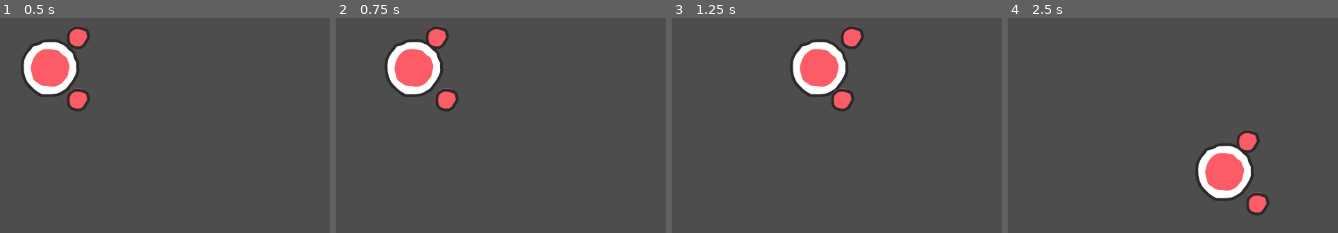
Above: before the commit, frames 1-4 (left to right).
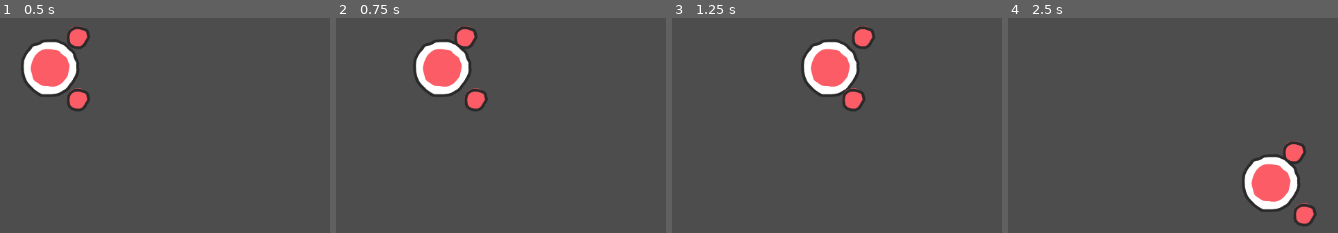
Above: after the commit, the same moments.

Repository: neitmaere/bombknights
Game: Godot game, scene res://scenes/levels/game.tscn
The game is run twice, just before and just after one commit, with the same random seed, the same clock (stepped at 60 frames per second) and the same inputs.
Inputs:
- Up to frame 1 (0.5 s): no input
- Up to frame 2 (0.75 s): tap Enter at 0.5 s; hold D (right) from 0.53 s (still down); tap Shift (slide, bound only after the commit) at 0.6 s
- Up to frame 3 (1.25 s): keep holding D (right)
- Up to frame 4 (2.5 s): release D (right) at 1.28 s; hold S (down) 1.28-2.03 s; tap Shift (slide, bound only after the commit) at 1.35, 2.1 s; hold D (right) from 2.03 s (still down)

Frame 1 is identical in both runs. In frame 2, 7.4% of the frame differs, in the area x 14-47%, y 3-44%; in frame 3, 4.6%; in frame 4, 8.7%, in the area x 56-94%, y 52-97%.

Commit message:
player sliding added

Diff:
--- a/project.godot
+++ b/project.godot
@@ -52,6 +52,11 @@
 "events": [Object(InputEventKey,"resource_local_to_scene":false,"resource_name":"","device":-1,"window_id":0,"alt_press …(192 unchanged characters)…
 ]
 }
+slide={
+"deadzone": 0.5,
+"events": [Object(InputEventKey,"resource_local_to_scene":false,"resource_name":"","device":-1,"window_id":0,"alt_pressed":false,"shift_pressed":false,"ctrl_pressed":false,"meta_pressed":false,"pressed":false,"keycode":0,"physical_keycode":4194325,"key_label":0,"unicode":0,"location":0,"echo":false,"script":null)
+]
+}
 
 [rendering]
 
--- a/scenes/players/character.gd
+++ b/scenes/players/character.gd
@@ -2,10 +2,23 @@
 
 @export var speed: float = 200.0
 @export var rotation_speed: float = 0.1  # Je kleiner der Wert, desto weicher die Drehung
+@export var slide_speed: float = 600.0  # Geschwindigkeit beim Sliden
+@export var slide_distance: float = 512.0  # 2 Tiles weit (128px * 2)
+@export var slide_duration: float = 0.4  # Wie lange das Slide dauert
 
 @onready var anim_player = $AnimationPlayer  # AnimationPlayer referenzieren
 
+var is_sliding = false
+var slide_direction = Vector2.ZERO
+var last_valid_direction = Vector2.RIGHT  # Speichert die letzte echte Richtung
+
+
 func _physics_process(delta):
+
+	if is_sliding:
+		move_and_slide()
+		return  # Keine normale Bewegung während des Slides
+
 	var direction = Vector2.ZERO
 
 	if Input.is_action_pressed("up"):
@@ -13,6 +26,8 @@
 	if Input.is_action_pressed("down"):
 		direction.y += 1
 	if Input.is_action_pressed("left"):
+		print(direction)
+		print(rotation)
 		direction.x -= 1
 	if Input.is_action_pressed("right"):
 		direction.x += 1
@@ -21,9 +36,13 @@
 		direction = direction.normalized()
 		velocity = direction * speed
 
-		var target_rotation = direction.angle()  # Zielrotation berechnen
+		if direction != Vector2.ZERO:
+			last_valid_direction = direction
+
+		var target_rotation = lerp_angle(rotation, last_valid_direction.angle(), 1.0)  # Zielrotation berechnen
 		var tween = create_tween()
 		tween.tween_property(self, "rotation", target_rotation, rotation_speed).set_trans(Tween.TRANS_SINE).set_ease(Tween.EASE_OUT)
+
 
 		if not anim_player.is_playing():
 			anim_player.play("run")  # Animation starten
@@ -31,4 +50,21 @@
 		velocity = Vector2.ZERO
 		anim_player.stop()  # Animation stoppen
 
+	if Input.is_action_just_pressed("slide") and direction != Vector2.ZERO:
+		start_slide(direction)
+
 	move_and_slide()
+
+func start_slide(direction: Vector2):
+	is_sliding = true
+	print(direction)
+	slide_direction = direction
+	velocity = slide_direction * slide_speed
+
+	rotation = slide_direction.angle()
+
+	var tween = create_tween()
+	tween.tween_property(self, "velocity", Vector2.ZERO, slide_duration).set_trans(Tween.TRANS_SINE).set_ease(Tween.EASE_OUT)
+
+	await get_tree().create_timer(slide_duration).timeout  # Warte, bis das Slide vorbei ist
+	is_sliding = false
--- a/scenes/players/character.tscn
+++ b/scenes/players/character.tscn
@@ -6,6 +6,33 @@
 
 [sub_resource type="CircleShape2D" id="CircleShape2D_arojo"]
 radius = 43.0
+
+[sub_resource type="Animation" id="Animation_h30w5"]
+length = 0.001
+tracks/0/type = "value"
+tracks/0/imported = false
+tracks/0/enabled = true
+tracks/0/path = NodePath("RedHandLeft:position")
+tracks/0/interp = 1
+tracks/0/loop_wrap = true
+tracks/0/keys = {
+"times": PackedFloat32Array(0),
+"transitions": PackedFloat32Array(1),
+"update": 0,
+"values": [Vector2(40, -45)]
+}
+tracks/1/type = "value"
+tracks/1/imported = false
+tracks/1/enabled = true
+tracks/1/path = NodePath("RedHandRight:position")
+tracks/1/interp = 1
+tracks/1/loop_wrap = true
+tracks/1/keys = {
+"times": PackedFloat32Array(0),
+"transitions": PackedFloat32Array(1),
+"update": 0,
+"values": [Vector2(40, 45)]
+}
 
 [sub_resource type="Animation" id="Animation_chtfo"]
 resource_name = "run"
@@ -37,33 +64,6 @@
 "values": [Vector2(40, -45), Vector2(35, -45), Vector2(30, -45), Vector2(35, -45), Vector2(40, -45), Vector2(45, -45), Vector2(50, -45), Vector2(45, -45)]
 }
 
-[sub_resource type="Animation" id="Animation_h30w5"]
-length = 0.001
-tracks/0/type = "value"
-tracks/0/imported = false
-tracks/0/enabled = true
-tracks/0/path = NodePath("RedHandLeft:position")
-tracks/0/interp = 1
-tracks/0/loop_wrap = true
-tracks/0/keys = {
-"times": PackedFloat32Array(0),
-"transitions": PackedFloat32Array(1),
-"update": 0,
-"values": [Vector2(40, -45)]
-}
-tracks/1/type = "value"
-tracks/1/imported = false
-tracks/1/enabled = true
-tracks/1/path = NodePath("RedHandRight:position")
-tracks/1/interp = 1
-tracks/1/loop_wrap = true
-tracks/1/keys = {
-"times": PackedFloat32Array(0),
-"transitions": PackedFloat32Array(1),
-"update": 0,
-"values": [Vector2(40, 45)]
-}
-
 [sub_resource type="AnimationLibrary" id="AnimationLibrary_748co"]
 _data = {
 "RESET": SubResource("Animation_h30w5"),
@@ -72,6 +72,8 @@
 
 [node name="Character" type="CharacterBody2D"]
 script = ExtResource("1_3u2gt")
+slide_distance = 1024.0
+slide_duration = 0.6
 
 [node name="CollisionShape2D" type="CollisionShape2D" parent="."]
 shape = SubResource("CircleShape2D_arojo")
